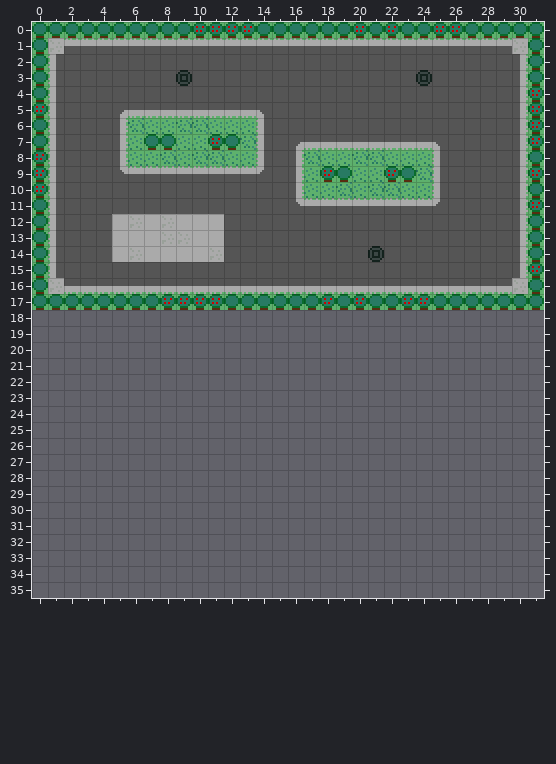
Level history. Tiled map: resources/tiles/testCenter/testTileMap.tmx. Above is the file before it was changed.
Cells are 8x8 px. Shown: x 0..31, y 0..35. The old version is drawn lined up with the new one.
The same view after the edit:
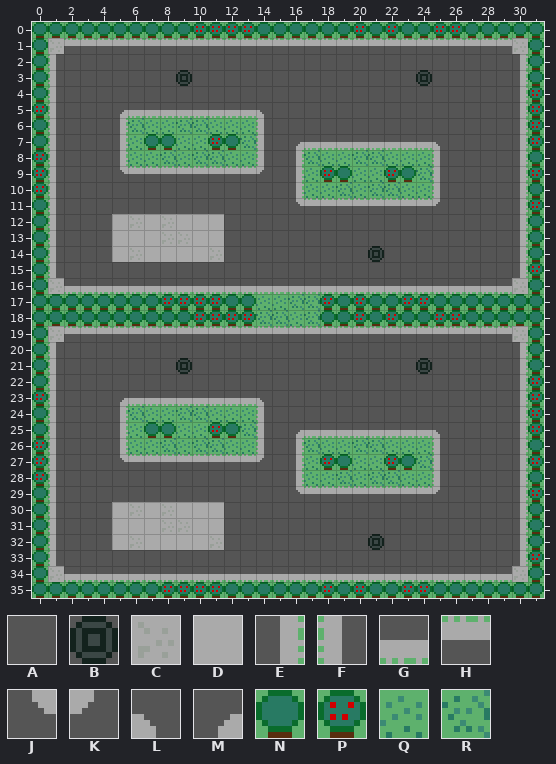
Key: from "testTilesSet": A 0, B 1, C 2, D 3, E 4, F 5, G 6, H 7, J 8, K 9, L 10, M 11, N 12, P 13, Q 14, R 15.
_ is an empty cell, . an unchanged one.
The edit:
map size 32x18 -> 32x36 cells
--- layer "Tile Layer 1"
@@ x 0..31 @@
-17 ..............NNNN..............
-18 ________________________________
-19 ________________________________
-20 ________________________________
-21 ________________________________
-22 ________________________________
-23 ________________________________
-24 ________________________________
-25 ________________________________
-26 ________________________________
-27 ________________________________
-28 ________________________________
-29 ________________________________
-30 ________________________________
-31 ________________________________
-32 ________________________________
-33 ________________________________
-34 ________________________________
-35 ________________________________
+17 ..............QQRR..............
+18 NNNNNNNNNNPPPPRRQRNNPNPNNPPNNNNN
+19 NCHHHHHHHHHHHHHHHHHHHHHHHHHHHHCN
+20 NFAAAAAAAAAAAAAAAAAAAAAAAAAAAAEN
+21 NFAAAAAAABAAAAAAAAAAAAAABAAAAAEN
+22 NFAAAAAAAAAAAAAAAAAAAAAAAAAAAAEP
+23 PFAAAMGGGGGGGGLAAAAAAAAAAAAAAAEP
+24 NFAAAERQQRRQQQFAAAAAAAAAAAAAAAEP
+25 NFAAAEQNNQQPNRFAMGGGGGGGGLAAAAEP
+26 PFAAAEQQRQRRQQFAERQQRRQQQFAAAAEN
+27 PFAAAJHHHHHHHHKAEQPNQQPNRFAAAAEP
+28 PFAAAAAAAAAAAAAAEQQRQRRQQFAAAAEN
+29 NFAAAAAAAAAAAAAAJHHHHHHHHKAAAAEP
+30 NFAAADCDCDDDAAAAAAAAAAAAAAAAAAEN
+31 NFAAADDDCCDDAAAAAAAAAAAAAAAAAAEN
+32 NFAAADCDDDDCAAAAAAAAABAAAAAAAAEN
+33 NFAAAAAAAAAAAAAAAAAAAAAAAAAAAAEP
+34 NCGGGGGGGGGGGGGGGGGGGGGGGGGGGGCN
+35 NNNNNNNNPPPPNNNNNNPNPNNPPNNNNNNN
Boxes around the changes in both pictures, in picture pixels (x1, y1, x2, y2):
changed: (32, 294, 544, 598)
